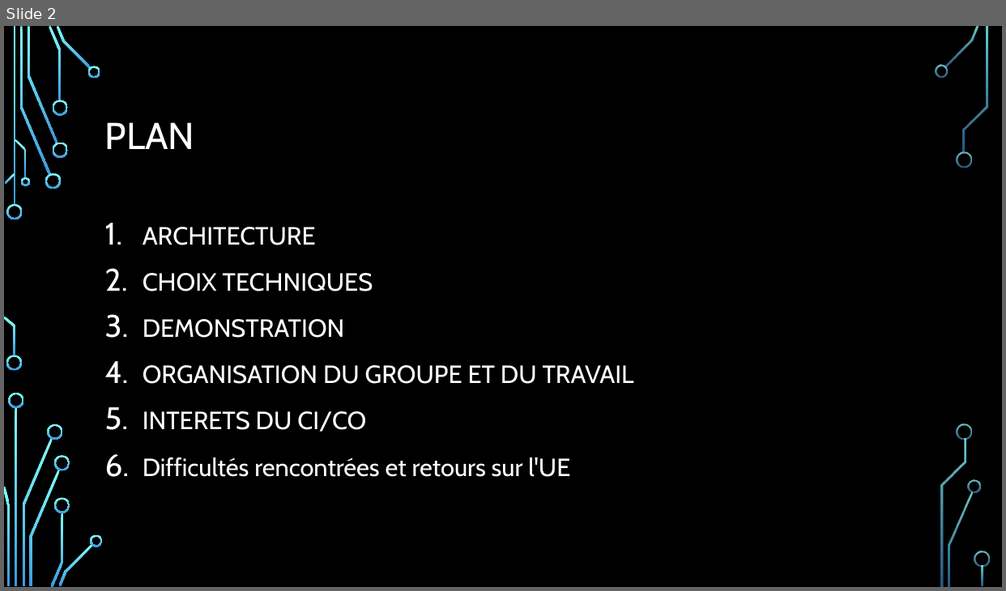
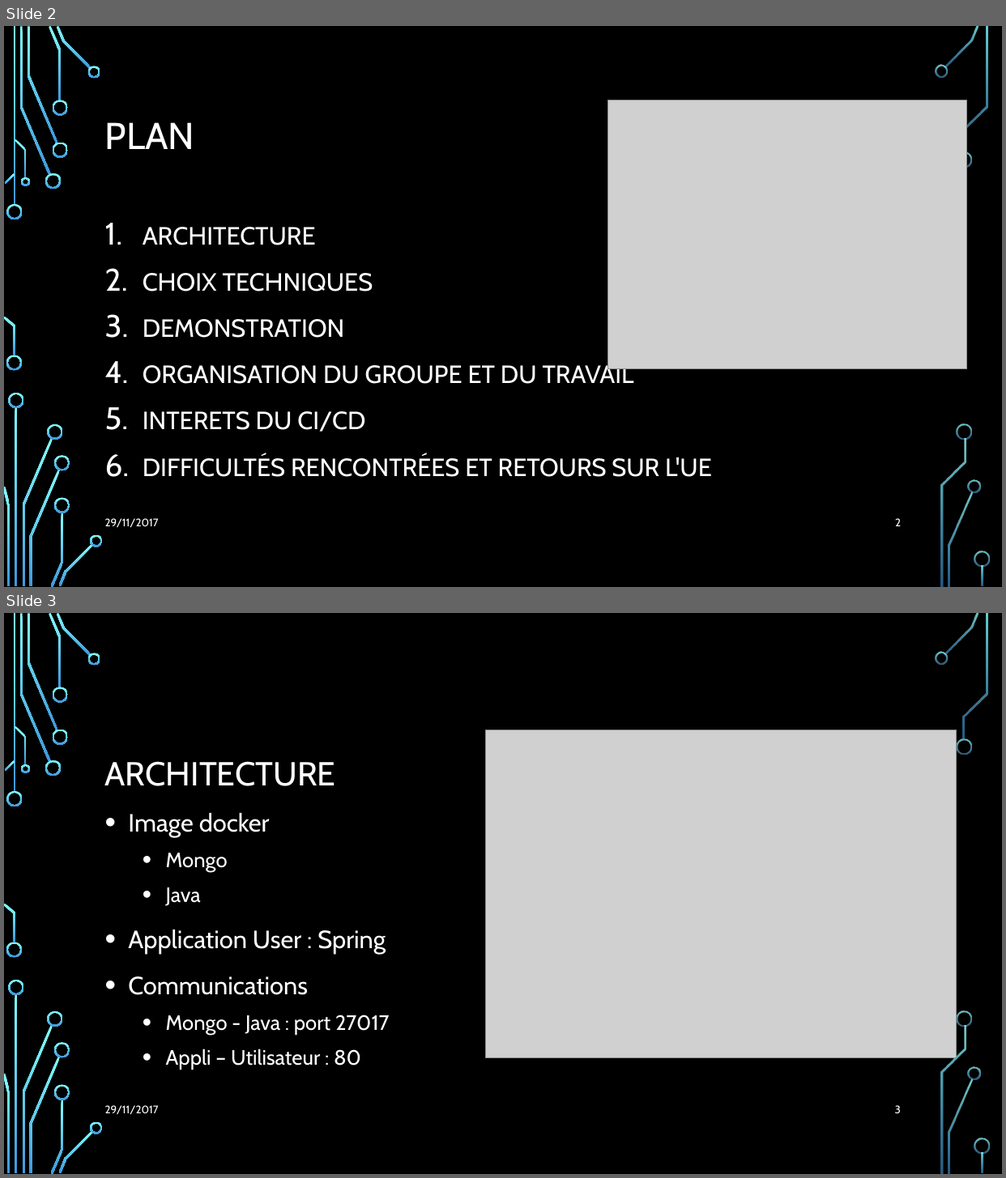
Before and after one commit to Julienbtn/cloud-project-equipe-7, a slide deck: Presentation Cloud.pptx. Shown one above the other, each under a label of ours: slide 2 before the commit, slides 2 and 3 after it. The pictures are 1006x591 and 1006x1178 pixels, drawn with LibreOffice and Linux fonts; fonts in the diff are those of the drawing; grey boxes stand for pictures; background and template pictures are left out. Boxes give left, top, right and bottom in pixels: in the first picture for what was removed or moved away, otherwise in the second. Text is boxed around its words. In the diff, an @@ line names an element or a change of style, - is before the commit and + after.

```diff
--- a/Presentation Cloud.pptx
+++ b/Presentation Cloud.pptx
@@ slide 3 added at (4,613,1002,1174), background picture (left out); not listed: 36 template elements that a slide beside it also shows @@
@@ picture added at (486,730,957,1059) @@
@@ title added at (105,761,336,786), 32 pt, text #FFFFFF @@
+ARCHITECTURE
@@ text added at (128,813,390,1070), 20 pt, text #FFFFFF @@
+• Image docker
+  • Mongo
+  • Java
+• Application User : Spring
+• Communications
+  • Mongo - Java : port 27017
+  • Appli – Utilisateur : 80
@@ text added at (105,1105,159,1114), 10.5 pt, text #FFFFFF @@
+29/11/2017
@@ page number added at (895,1105,901,1114), 10.5 pt, text #FFFFFF @@
+3
@@ slide 2 changed as well @@
@@ picture added at (608,100,967,369) @@
@@ text at (143,412,712,477): text changed @@
-5. INTERETS DU CI/CO
-6. Difficultés rencontrées et retours sur l'UE
+5. INTERETS DU CI/CD
+6. DIFFICULTÉS RENCONTRÉES ET RETOURS SUR L'UE
@@ text added at (105,518,159,527), 10.5 pt, text #FFFFFF @@
+29/11/2017
@@ page number added at (895,518,901,527), 10.5 pt, text #FFFFFF @@
+2
```
Also in this commit, not shown: 3 other slides changed, 8 other slides added, 4 slides removed, 2 other files.
